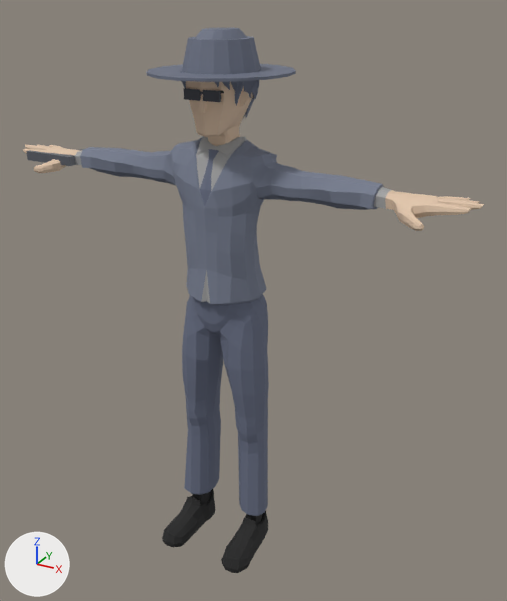
What one commit did to the glTF model assets/models/agent.glb.
Camera for both pictures: a camera (50 mm lens) standing at (1.091, -1.841, 1.831) and looking at (0.07, 0.014, 0.903). The axes (+X, +Y, +Z) are drawn at lower left. The lights are the same throughout. The older version comes first.

The first picture shows 'body'.
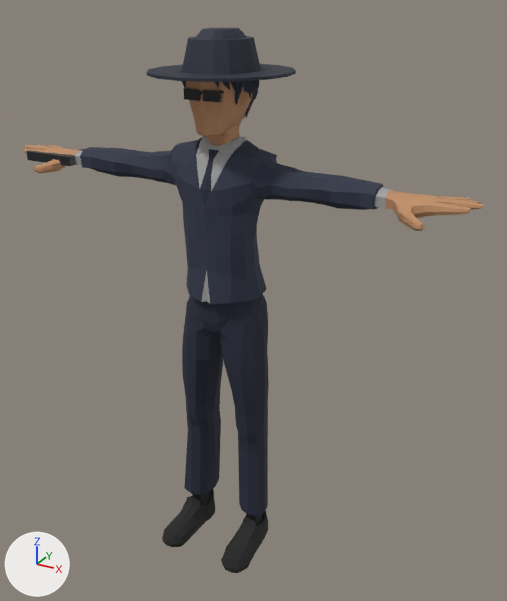
Pixel boxes [x1, y1, x2, y2] of what changed, in the pictures (507 x 601 px):
'body', surface changed (darker)
    both: [23, 28, 484, 519]

Patch to the scene script:
```diff
--- a/assets/models/agent.glb.py
+++ b/assets/models/agent.glb.py
@@ mat_suit_001 @@
 n2 = _N.new('ShaderNodeMix'); n2.name = 'Mix'
 n2.inputs[0].default_value = 1.0  # 'Factor'
-n2.inputs[7].default_value = (0.184, 0.208, 0.278, 1.0)  # 'B', greyish blue #777e90
+n2.inputs[7].default_value = (0.0284, 0.0356, 0.063, 1.0)  # 'B', dark blue #2f3547
 n3 = _N.new('ShaderNodeVertexColor'); n3.name = 'Color Attribute'
@@ mat_skin @@
 n2 = _N.new('ShaderNodeMix'); n2.name = 'Mix'
 n2.inputs[0].default_value = 1.0  # 'Factor'
-n2.inputs[7].default_value = (0.753, 0.561, 0.408, 1.0)  # 'B', beige #e1c5ab
+n2.inputs[7].default_value = (0.527, 0.275, 0.138, 1.0)  # 'B', orange #c08f68
 n3 = _N.new('ShaderNodeVertexColor'); n3.name = 'Color Attribute'
@@ mat_suit @@
 n2 = _N.new('ShaderNodeMix'); n2.name = 'Mix'
 n2.inputs[0].default_value = 1.0  # 'Factor'
-n2.inputs[7].default_value = (0.137, 0.157, 0.227, 1.0)  # 'B', greyish blue #676e83
+n2.inputs[7].default_value = (0.0168, 0.0212, 0.0423, 1.0)  # 'B', dark blue #23283a
 n3 = _N.new('ShaderNodeVertexColor'); n3.name = 'Color Attribute'
@@ mat_hat @@
 n2 = _N.new('ShaderNodeMix'); n2.name = 'Mix'
 n2.inputs[0].default_value = 1.0  # 'Factor'
-n2.inputs[7].default_value = (0.149, 0.169, 0.231, 1.0)  # 'B', greyish blue #6c7284
+n2.inputs[7].default_value = (0.0194, 0.0242, 0.0437, 1.0)  # 'B', dark blue #262b3b
 n3 = _N.new('ShaderNodeVertexColor'); n3.name = 'Color Attribute'
```
